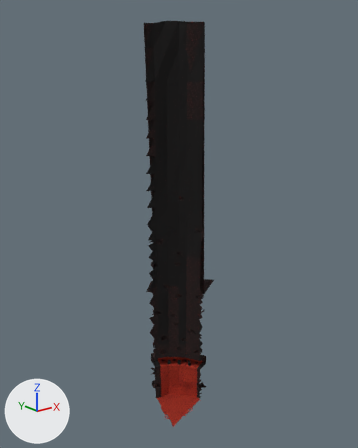
What one commit did to the glTF model maps/bentham_ring/models/map_base_s5.glb.
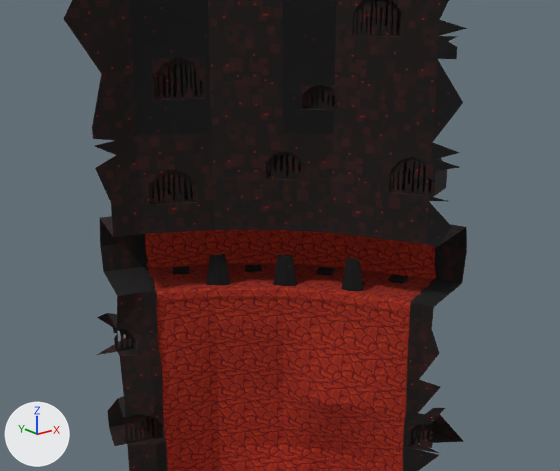
Each version appears first whole from a camera (50 mm lens) standing at (-226.9, -292.2, 294.9) and looking at (35.2, 35.4, 163.9), and next in a close-up from a camera (50 mm lens) standing at (-32.0, -47.8, 63.1) and looking at (37.6, 39.1, 28.3). The axes (+X, +Y, +Z) are drawn at lower left. The lights are the same throughout. The older version's two pictures come first. Objects named as collision shapes, trigger or cutter boxes, shadow casters or lower levels of detail are left out. Vertices at exactly the same position are counted once.

Objects in the first close-up: 'MapBaseS5Rock'.
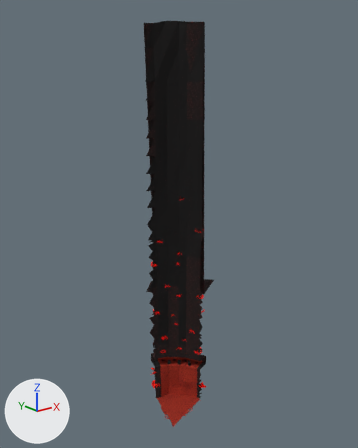
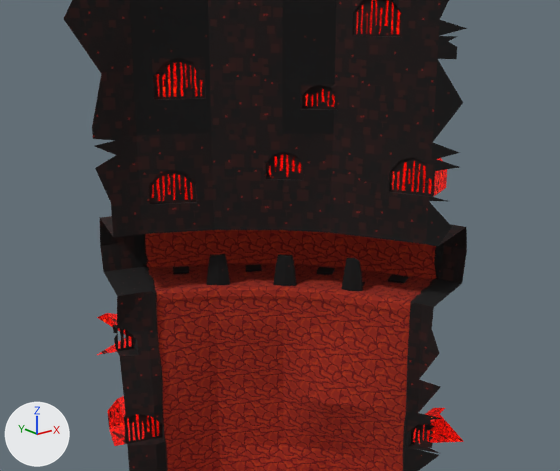
Where the change shows, as pixel boxes [x1, y1, x2, y2] in the close-ups (560 x 471 px):
'MapBaseS5Rock', surface changed
    both: [97, 0, 464, 447]
part 1 of me_mapbases5rock, surface changed
    both: [97, 0, 464, 446]

The change, as a list of edits to the scene's bpy script:
```text
Add img_map_base_atlas_albedo:
    img_map_base_atlas_albedo = load_image('map_base_atlas_albedo', '../textures/map_base_atlas_albedo.png', 128, 128, 'sRGB')
Add img_map_base_atlas_emissive:
    img_map_base_atlas_emissive = load_image('map_base_atlas_emissive', '../textures/map_base_atlas_emissive.png', 128, 128, 'sRGB')
Change mat_hellglow:
    where n2 = _N.new('ShaderNodeTexImage'); n2.name = 'Image Texture'
    n2.image: img_map_base_rock_emissive -> img_map_base_atlas_emissive
    where n3 = _N.new('ShaderNodeTexImage'); n3.name = 'Image Texture.001'
    n3.image: img_map_base_rock_albedo -> img_map_base_atlas_albedo
Change me_mapbases5rock:
    used by ob_mapbases5rock; location = (0.0, 0.0, 0.0)
    remove me_mapbases5rock.from_pydata(...)  # 6605 vertices, 11646 faces; spans x 0.0..71.0, y 0.0..67.0, z -11.0..331.0
    add me_mapbases5rock.from_pydata(...)  # 6549 vertices, 11534 faces; spans x 0.0..71.0, y 0.0..67.0, z -11.0..331.0
    me_mapbases5rock part 1: 368 kept faces spanning x 11.0..52.0, y 13.0..52.0, z 0.0..189.0 get new texture (UV) coordinates
    edits to the shape of me_mapbases5rock do not show in these pictures
```
